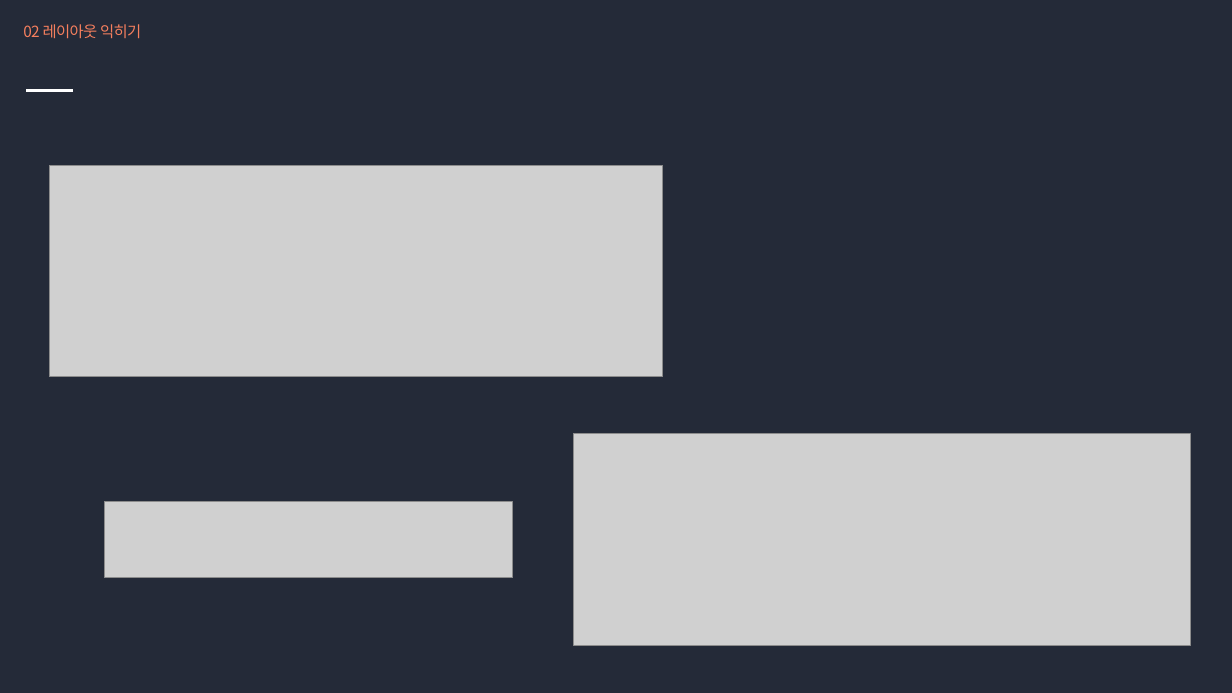
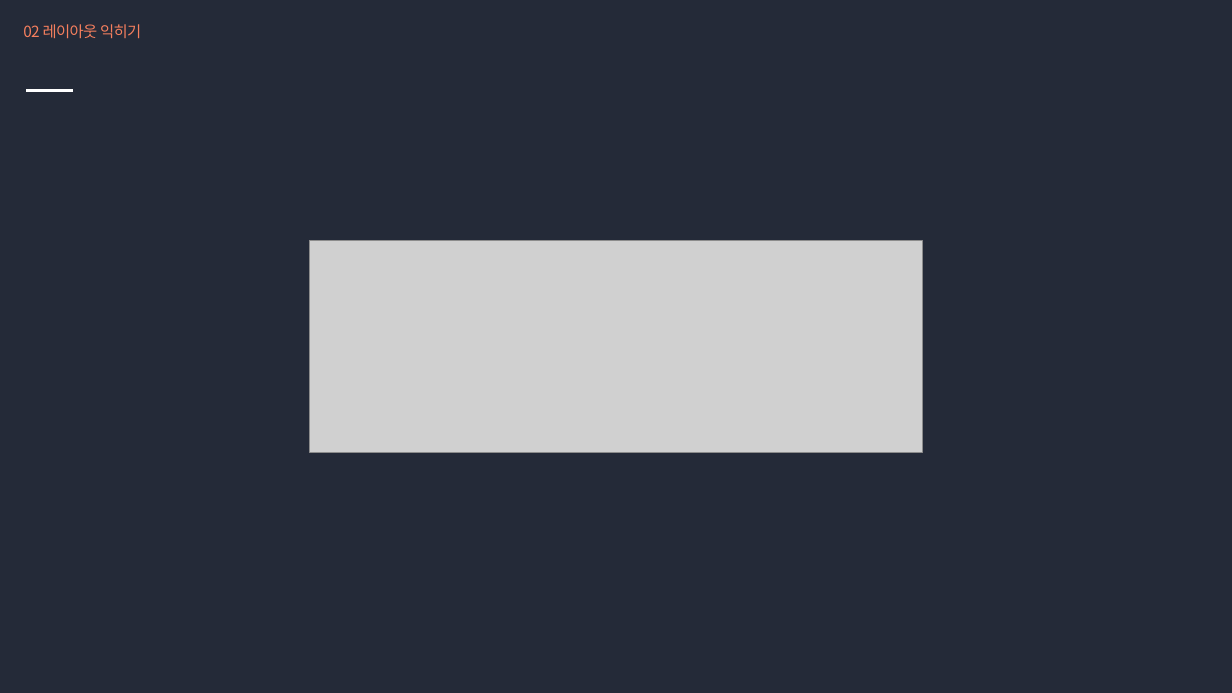
Before and after one commit to pcj1505/AndroidStudio_Study, a slide deck: slide 8 of 스터디_내_발표분량_ppt/(2022-01-24)테이블_레이아웃.pptx. Drawn at 1232x693 pixels with LibreOffice and Linux fonts; fonts in the diff are those of the drawing; grey boxes stand for pictures. Boxes give left, top, right and bottom in pixels: in the first picture for what was removed or moved away, otherwise in the second. Text is boxed around its words. In the diff, an @@ line names an element or a change of style, - is before the commit and + after.

```diff
--- a/스터디_내_발표분량_ppt/(2022-01-24)테이블_레이아웃.pptx
+++ b/스터디_내_발표분량_ppt/(2022-01-24)테이블_레이아웃.pptx
@@ picture: place and size @@
-picture at [49,165,662,377]
+picture at [310,240,922,452]
@@ picture removed at [574,433,1190,645] @@
@@ picture removed at [104,502,513,578] @@
```
Also in this commit, not shown: 1 slide added, 35 other files.
